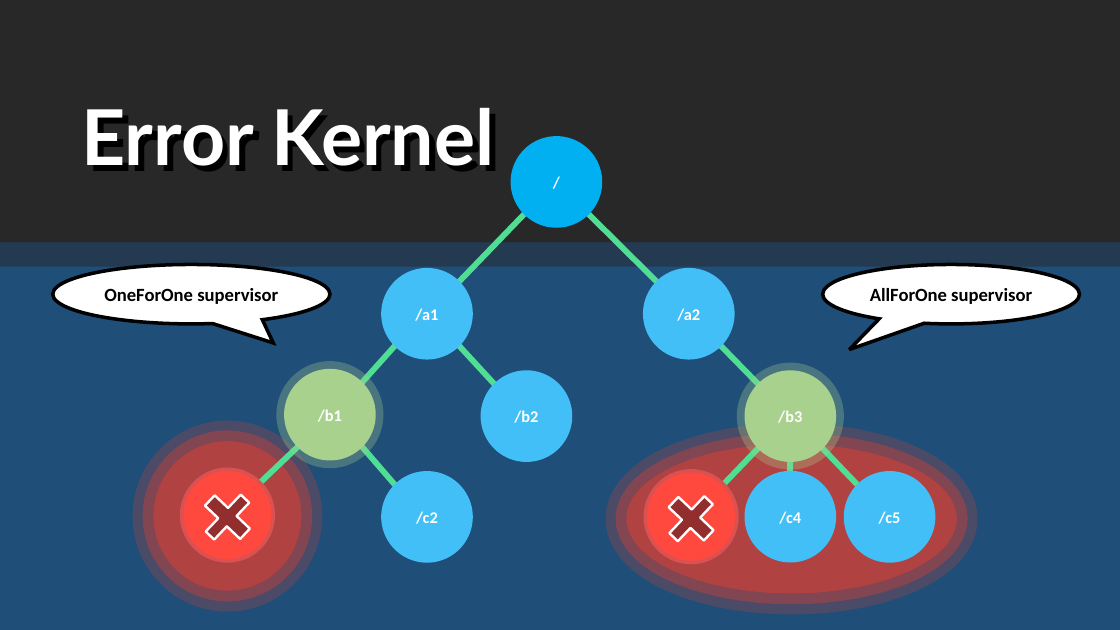
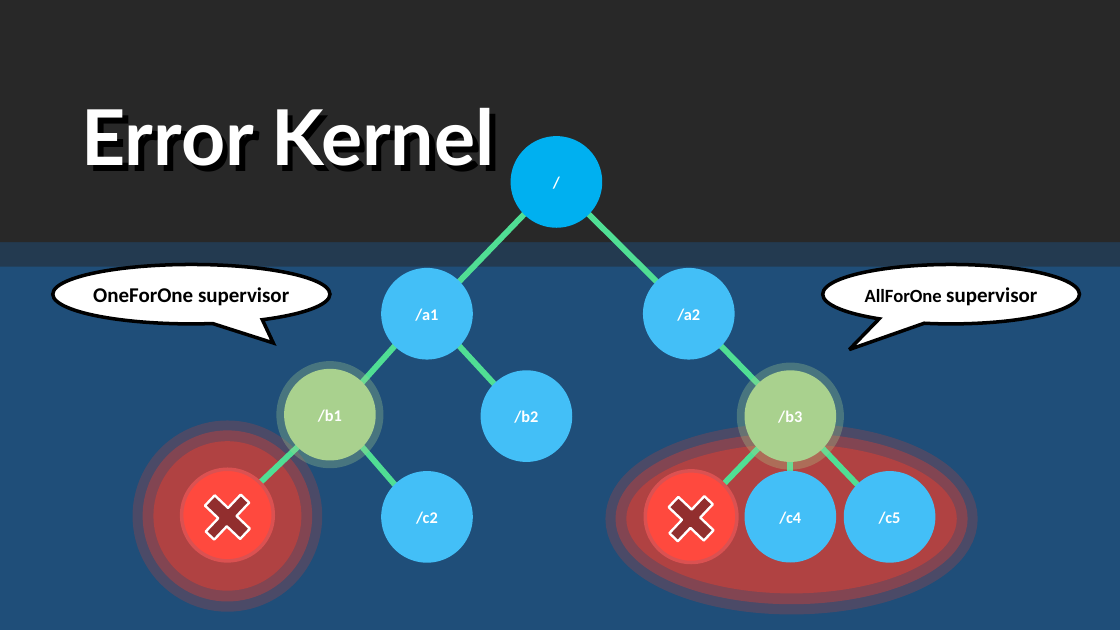
Before and after one commit to rogeralsing/Presentations, a slide deck: slide 15 of FailingGracefully/QConSP/protoactor.pptx. Drawn at 1120x630 pixels with LibreOffice and Linux fonts; fonts in the diff are those of the drawing. Boxes give left, top, right and bottom in pixels: in the first picture for what was removed or moved away, otherwise in the second. Text is boxed around its words. In the diff, an @@ line names an element or a change of style, - is before the commit and + after.

```diff
--- a/FailingGracefully/QConSP/protoactor.pptx
+++ b/FailingGracefully/QConSP/protoactor.pptx
@@ speech bubble "OneForOne supervisor" at (x1=53, y1=265, x2=330, y2=324): size 16 to 18 pt @@
@@ speech bubble "AllForOne supervisor" at (x1=823, y1=265, x2=1080, y2=324): size 16 to 18 pt in "supervisor" @@
```
Also in this commit, not shown: 5 other slides changed, 4 slides added, 1 slide removed.
